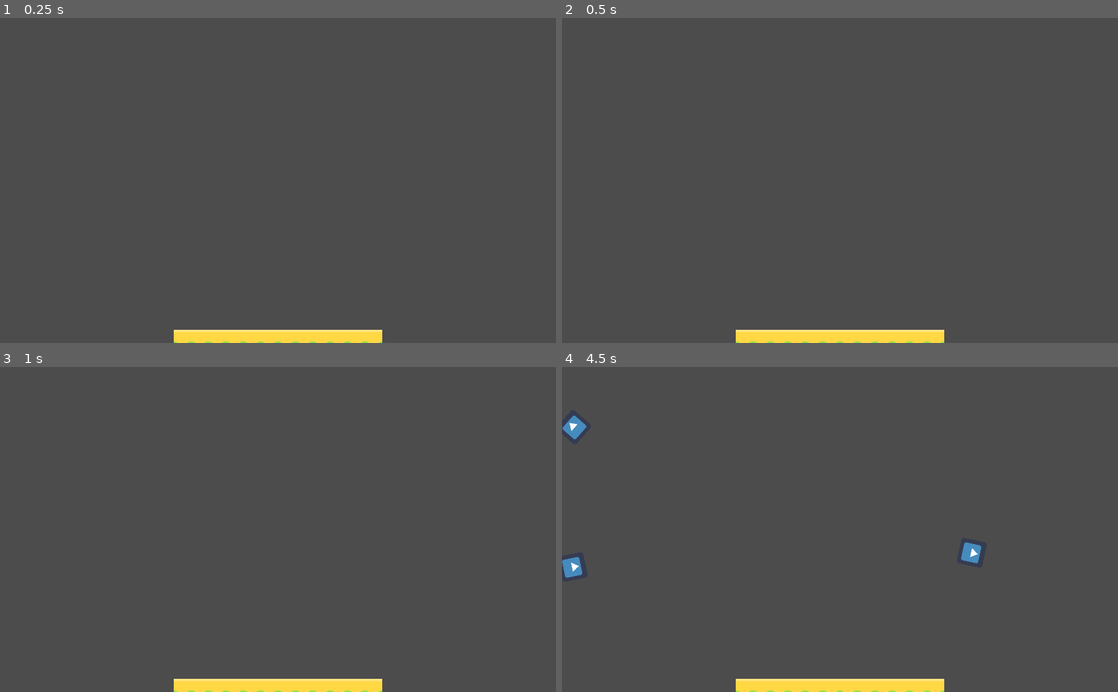
Above: before the commit, frames 1-4 (two rows, left to right).
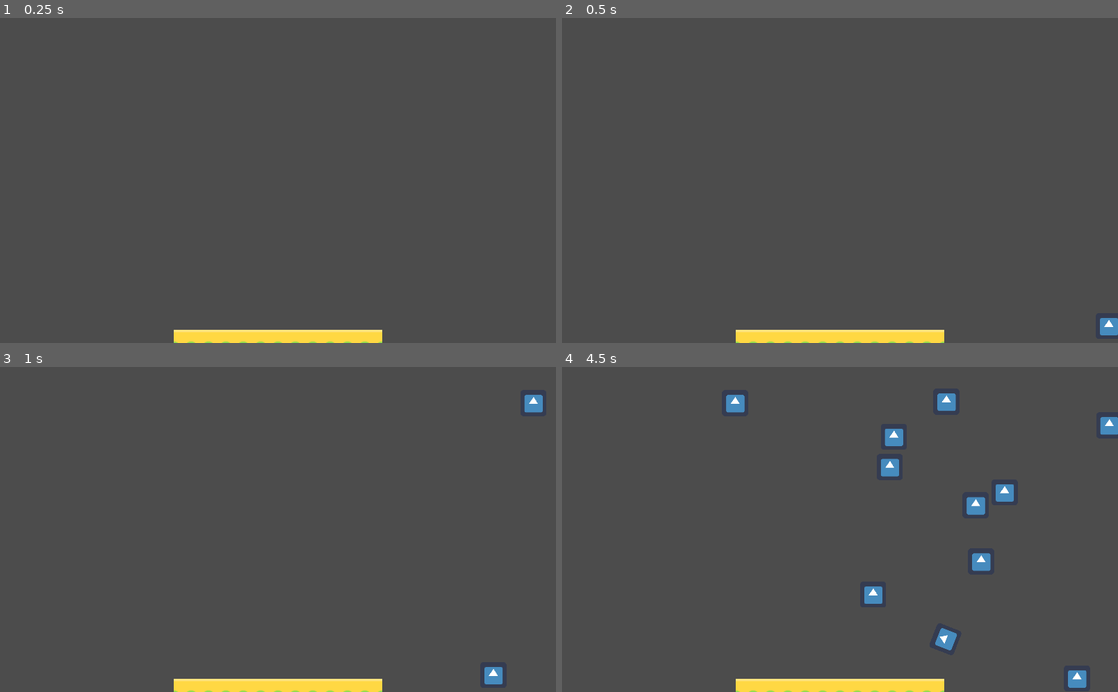
Above: after the commit, the same moments.

Repository: Omegapoint/magnus-mayhem
Game: Godot game, scene res://World.tscn
Two runs of this game, one before a commit and one after it. Both use one fixed random seed, a clock stepped at 60 frames per second and the inputs below. The engine's default icon, where the game draws it, is replaced by a stand-in: a white triangle on a blue panel in a dark square.
Inputs:
- Up to frame 1 (0.25 s): no input
- Up to frame 2 (0.5 s): no input
- Up to frame 3 (1 s): no input
- Up to frame 4 (4.5 s): no input

Frame 1 is identical in both runs. In frame 2, 0.2% of the frame differs, in the area x 96-100%, y 92-98%; in frame 3, 0.4%; in frame 4, 2.4%, in the area x 0-100%, y 8-99%.

Commit message:
feat: Update enemy spawn position
Only from the right screen edge.

Diff:
--- a/Mob.tscn
+++ b/Mob.tscn
@@ -15,7 +15,6 @@
 extents = Vector2( 23.6444, 24.0907 )
 
 [node name="Mob" type="RigidBody2D"]
-collision_mask = 0
 gravity_scale = 0.0
 script = ExtResource( 2 )
 __meta__ = {
--- a/World.gd
+++ b/World.gd
@@ -7,12 +7,15 @@
 	$MobTimer.start()
 
 func _on_MobTimer_timeout():
-	$MobPath/MobSpawnLocation.offset = randi()
+	var screen_size = get_viewport().get_visible_rect().size
+	var x = screen_size.x
+	var y = rand_range(0, screen_size.y)
+
 	var mob = Mob.instance()
+
+	mob.position.x = x
+	mob.position.y = y
+	mob.linear_velocity = Vector2(rand_range(mob.min_speed, mob.max_speed), 0)
+	mob.linear_velocity = mob.linear_velocity.rotated(PI)
+
 	add_child(mob)
-	var direction = $MobPath/MobSpawnLocation.rotation + PI / 2
-	mob.position = $MobPath/MobSpawnLocation.position
-	direction += rand_range(-PI / 4, PI / 4)
-	mob.rotation = direction
-	mob.linear_velocity = Vector2(rand_range(mob.min_speed, mob.max_speed), 0)
-	mob.linear_velocity = mob.linear_velocity.rotated(direction)
--- a/World.tscn
+++ b/World.tscn
@@ -78,11 +78,6 @@
 } ]
 2/z_index = 0
 
-[sub_resource type="Curve2D" id=4]
-_data = {
-"points": PoolVector2Array( 0, 0, 0, 0, -128, 256, 0, 0, 0, 0, -128, -128, 0, 0, 0, 0, 1152, -120, 0, 0, 0, 0, 1152, 256, 0, 0, 0, 0, 1088, 256, 0, 0, 0, 0, 1088, -64, 0, 0, 0, 0, -64, -64, 0, 0, 0, 0, -64, 256, 0, 0, 0, 0, -128, 256 )
-}
-
 [node name="World" type="Node2D"]
 script = ExtResource( 5 )
 Mob = ExtResource( 6 )
@@ -95,9 +90,4 @@
 [node name="MobTimer" type="Timer" parent="."]
 wait_time = 0.4
 
-[node name="MobPath" type="Path2D" parent="."]
-curve = SubResource( 4 )
-
-[node name="MobSpawnLocation" type="PathFollow2D" parent="MobPath"]
-
 [connection signal="timeout" from="MobTimer" to="." method="_on_MobTimer_timeout"]
Not shown: 1 places in World.tscn that only renumber resources
